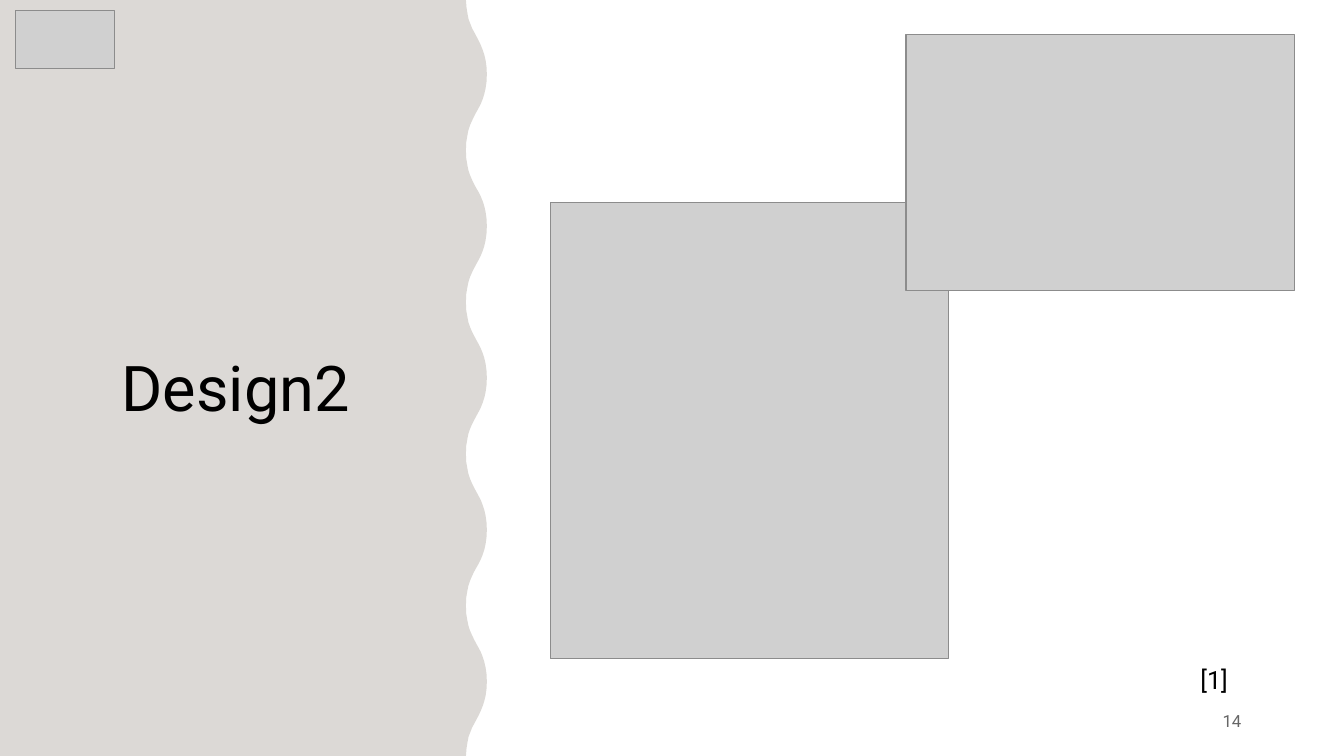
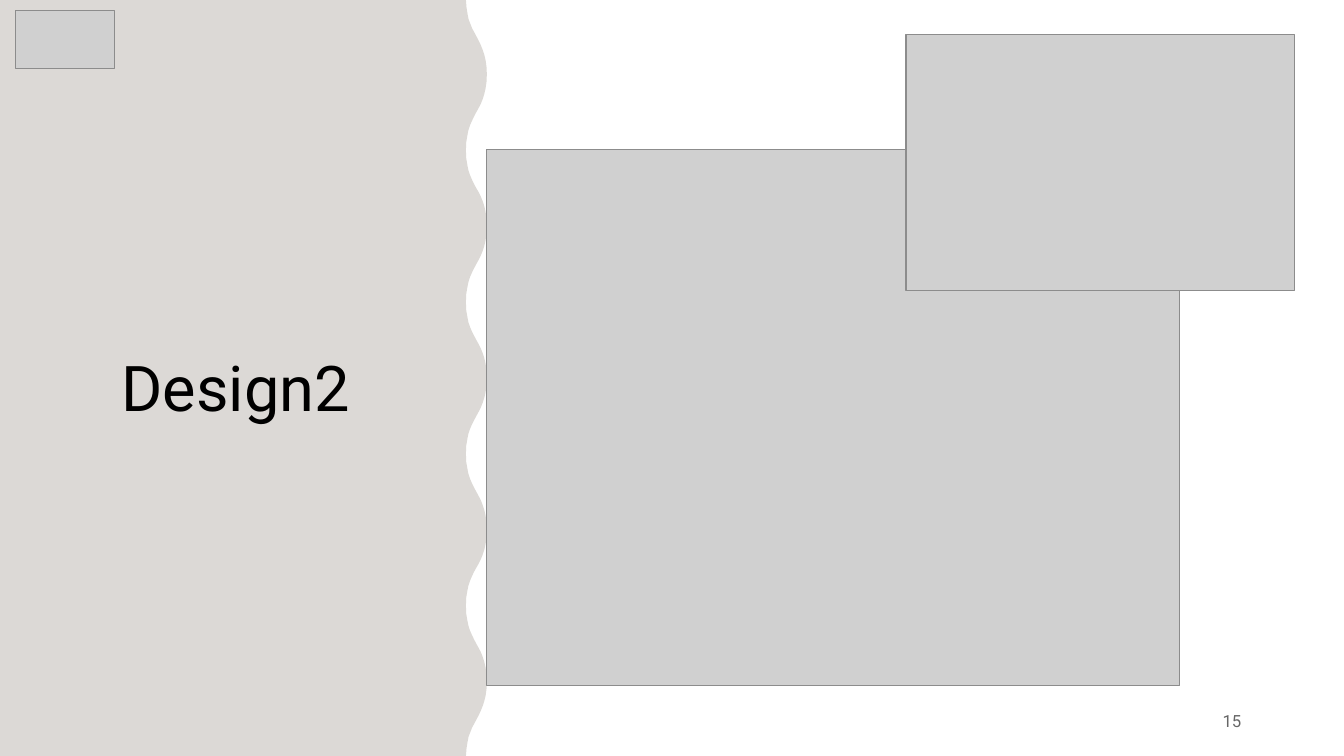
Before and after one commit to JasmeetMatta/Precision-Farming-Bot, a slide deck: slide 15 of Presentation/Final Precision Farming Using Autonomous Vehicle.pptx (slide 14 before the commit). Drawn at 1344x756 pixels with LibreOffice and Linux fonts; fonts in the diff are those of the drawing; grey boxes stand for pictures. Boxes give left, top, right and bottom in pixels: in the first picture for what was removed or moved away, otherwise in the second. Text is boxed around its words. In the diff, an @@ line names an element or a change of style, - is before the commit and + after.

```diff
--- a/Presentation/Final Precision Farming Using Autonomous Vehicle.pptx
+++ b/Presentation/Final Precision Farming Using Autonomous Vehicle.pptx
@@ picture: place and size @@
-picture at (551, 203, 949, 659)
+picture at (487, 150, 1181, 687)
@@ text removed at (1200, 668, 1228, 693) @@
-[1]
@@ page number at (1223, 715, 1242, 727): text changed @@
-14
+15
```
Also in this commit, not shown: 11 other slides changed, 1 other file.
